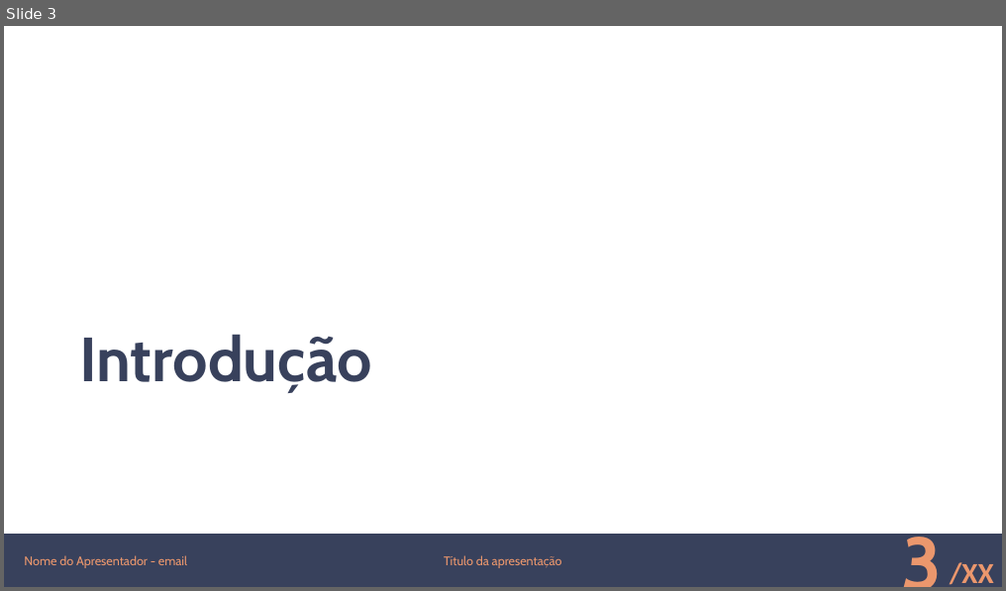
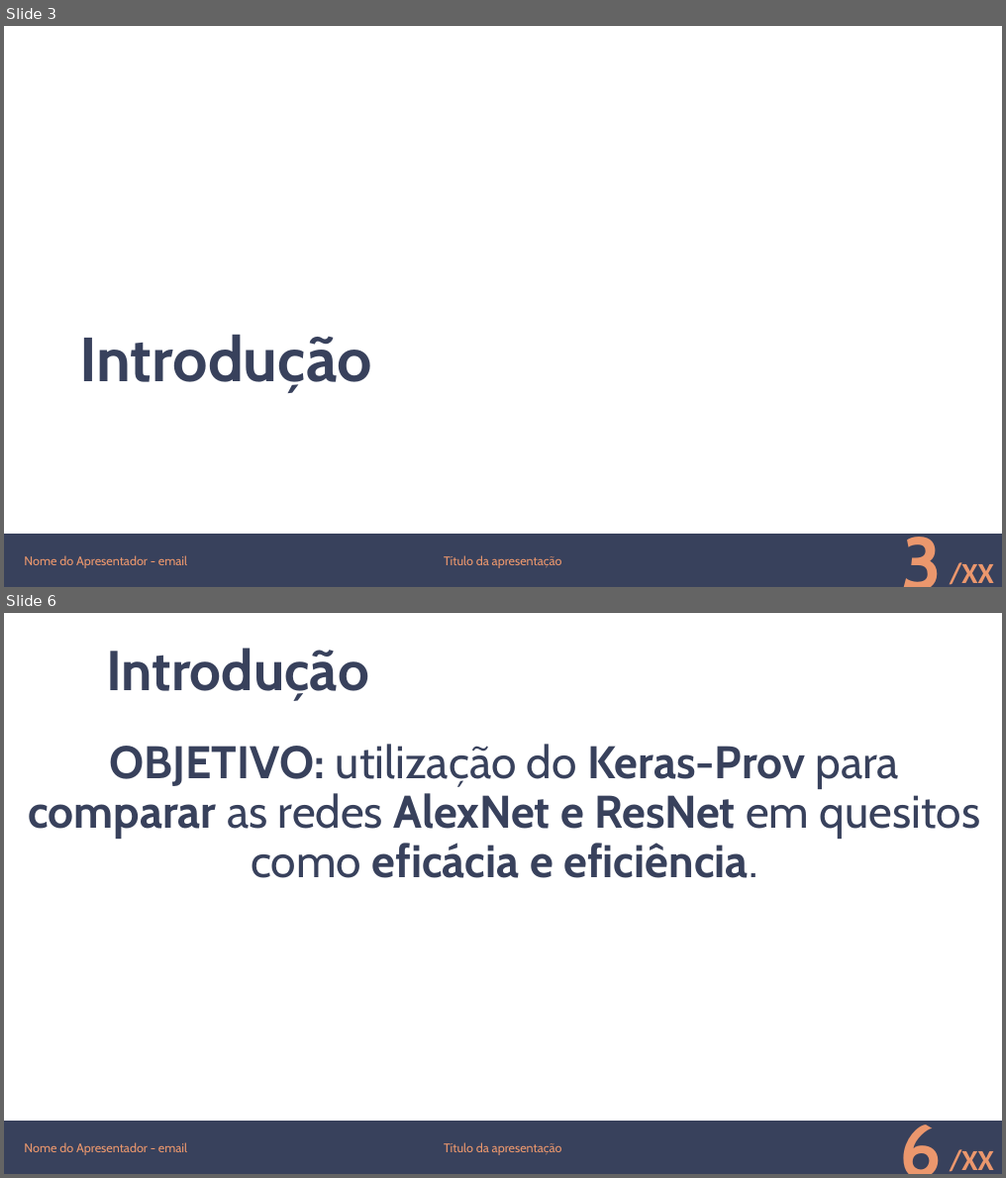
Before and after one commit to lincolncosta/alexnet-oxford-flowers, a slide deck: apresentacao-final.pptx. Shown one above the other, each under a label of ours: slide 3 before the commit, slides 3 and 6 after it; the slides between them are not shown. The pictures are 1006x591 and 1006x1178 pixels, drawn with LibreOffice and Linux fonts; fonts in the diff are those of the drawing; background and template pictures are left out. Boxes give left, top, right and bottom in pixels: in the first picture for what was removed or moved away, otherwise in the second. Text is boxed around its words. In the diff, an @@ line names an element or a change of style, - is before the commit and + after.

Commit message:
finalização da introdução da apresentação

```diff
--- a/apresentacao-final.pptx
+++ b/apresentacao-final.pptx
@@ slide 6 added at [4,613,1002,1174], background #FFFFFF; not listed: 2 template elements that a slide beside it also shows @@
@@ title added at [106,648,369,701], 54 pt, text #38415C, bold @@
+Introdução
@@ text added at [28,744,980,878], 44 pt, text #38415C, bold @@
+OBJETIVO: utilização do Keras-Prov para comparar as redes AlexNet e ResNet em quesitos como eficácia e eficiência.
@@ text added at [24,1143,187,1156], 12 pt, text #EB976D @@
+Nome do Apresentador - email
@@ text added at [444,1143,562,1156], 12 pt, text #EB976D @@
+Título da apresentação
@@ page number added at [724,1133,948,1162], 72 pt, text #EB976D, bold @@
+6
```
Also in this commit, not shown: 1 slide changed, 1 other slide added.
